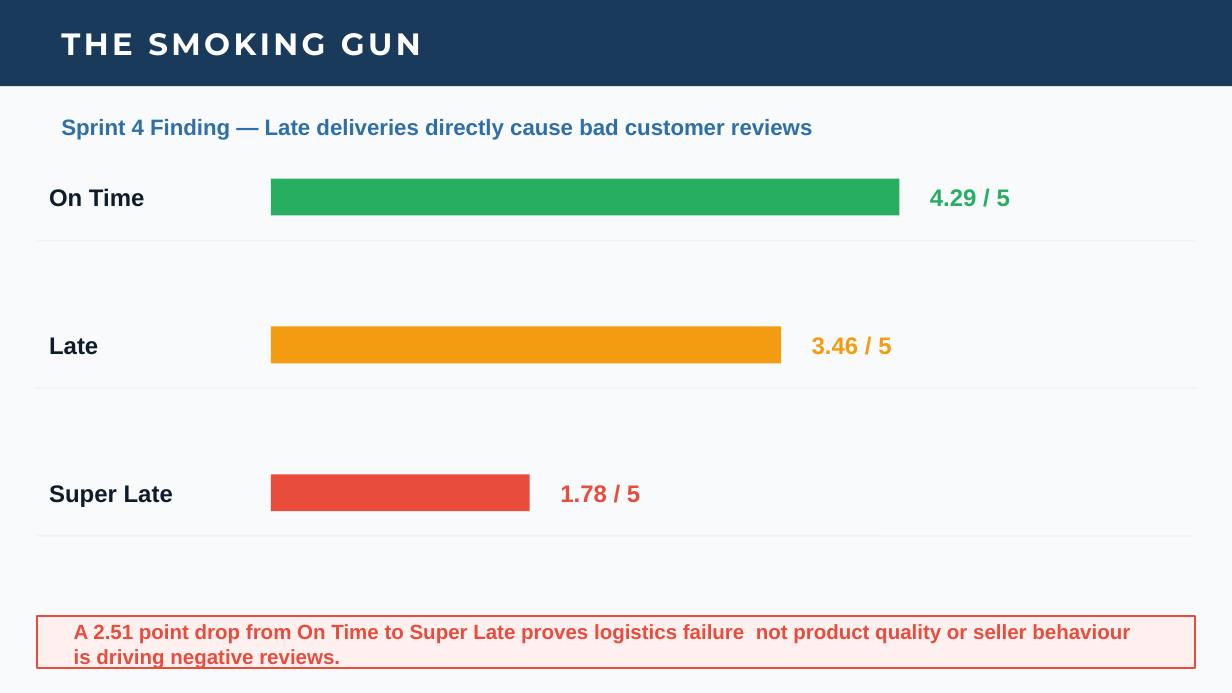
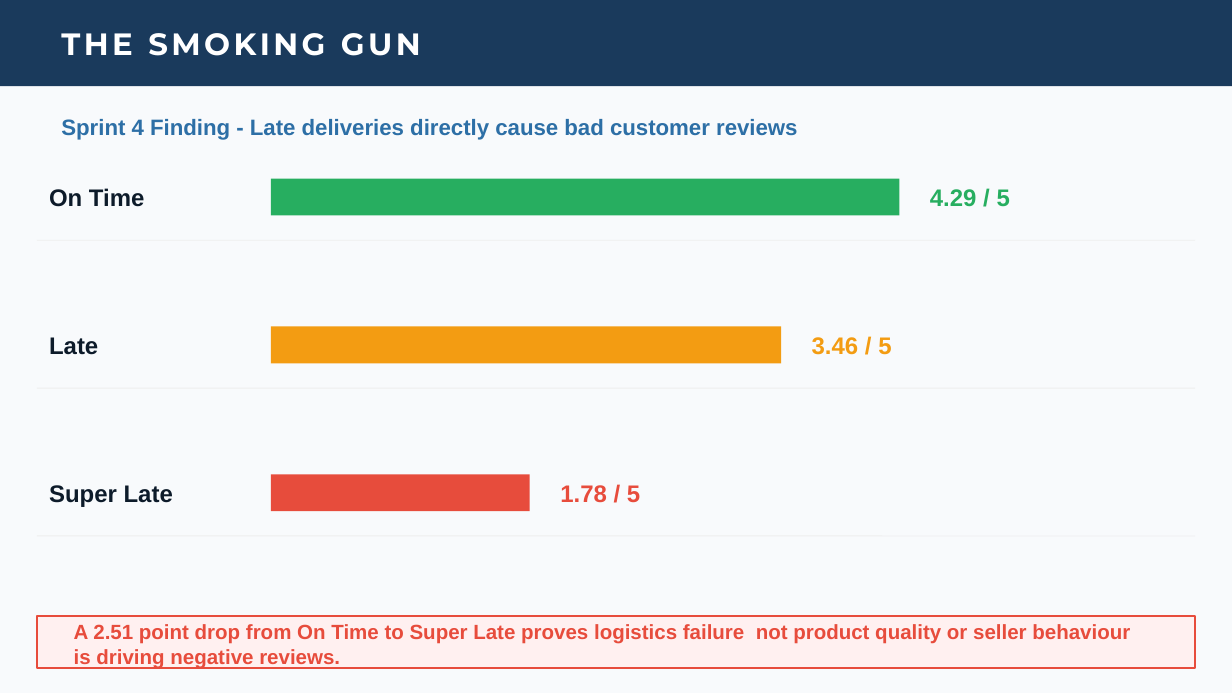
Before and after one commit to angela-tk20/The-Logistics-Auditor-Project, a slide deck: slide 6 of veridi_logistics_presentation.pptx. Drawn at 1232x693 pixels with LibreOffice and Linux fonts; fonts in the diff are those of the drawing. Boxes give left, top, right and bottom in pixels: in the first picture for what was removed or moved away, otherwise in the second. Text is boxed around its words. In the diff, an @@ line names an element or a change of style, - is before the commit and + after.

```diff
--- a/veridi_logistics_presentation.pptx
+++ b/veridi_logistics_presentation.pptx
@@ text at [61,119,797,140]: text changed @@
-Sprint 4 Finding — Late deliveries directly cause bad customer reviews
+Sprint 4 Finding - Late deliveries directly cause bad customer reviews
```
Also in this commit, not shown: 1 other slide changed.
